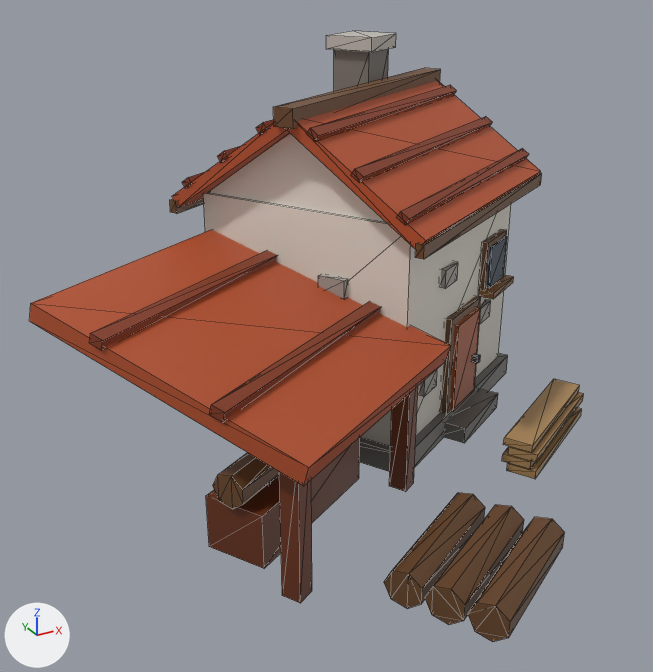
Renders of the glTF model art/models/building_4.glb from each side of a commit.
Before and after are seen from a 50 mm lens placed at (-0.78, -1.257, 0.833), pointed at (-0.117, -0.051, 0.23). The axes (+X, +Y, +Z) are drawn at lower left. The lights are the same throughout. The first picture is the older version. Mesh edges are drawn as thin lines. Vertices at exactly the same position are counted once.

Names of what the first picture shows: 'building_4'.
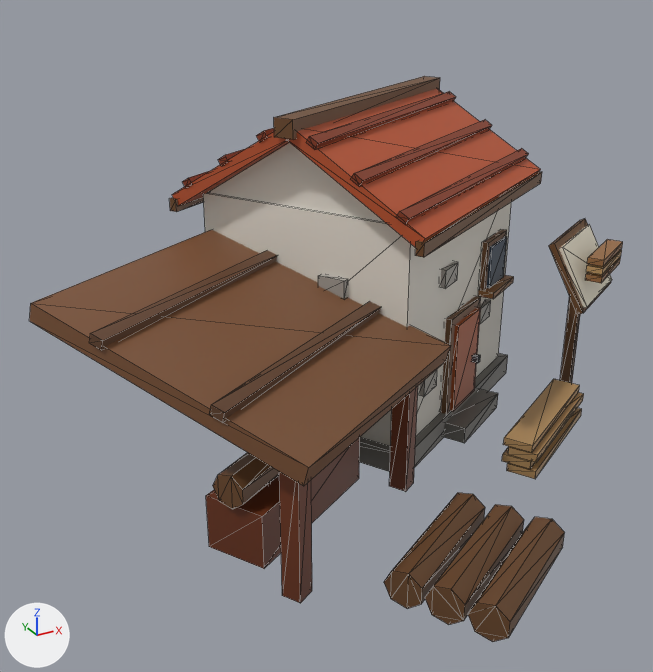
Boxes [x1, y1, x2, y2] around the edits, measured in the pictures (653 x 672 px; the box of a moved part takes in the faces that stretch with it):
'building_4', reshaped (7% wider, 7% shorter): before [29, 31, 584, 642]; after [29, 76, 623, 642]
part 1 of me_building_4, moved or reshaped: before [415, 173, 542, 259]; after [415, 171, 542, 257]
part 2 of me_building_4, moved or reshaped: before [182, 172, 205, 188]; after [218, 148, 247, 166]
part 3 of me_building_4, moved or reshaped: before [170, 199, 204, 214]; after [169, 197, 204, 212]
part 4 of me_building_4, moved or reshaped: before [273, 68, 441, 129]; after [274, 76, 440, 139]
part 5 of me_building_4, moved or reshaped: before [334, 49, 389, 91]; after [560, 297, 580, 383]
part 6 of me_building_4, rebuilt: before [286, 81, 541, 249]; after [287, 88, 541, 248]
part 7 of me_building_4, rebuilt: before [256, 119, 274, 135]; after [256, 128, 274, 142]
part 8 of me_building_4, rebuilt: before [397, 148, 529, 225]; after [396, 148, 529, 225]
part 9 of me_building_4, rebuilt (13% shorter): before [172, 122, 291, 207]; after [172, 132, 290, 206]
part 10 of me_building_4, rebuilt: before [351, 116, 492, 183]; after [350, 120, 492, 187]
part 11 of me_building_4, rebuilt: before [307, 85, 457, 142]; after [306, 92, 456, 150]
part 12 of me_building_4, deleted: before [326, 31, 396, 52]
part 13 of me_building_4, deleted: before [217, 146, 240, 162]
part 14 of me_building_4, built on: before [208, 134, 387, 223]; after [182, 143, 623, 315]
part 15 of me_building_4, recoloured: [29, 230, 451, 486] in both

The change, as a list of edits to the scene's bpy script:
```text
Change me_building_4:
    used by ob_building_4; location = (0.0, 0.0, 0.0)
    remove me_building_4.from_pydata(...)  # 398 vertices, 616 faces; spans x -0.578..0.41, y -0.576..0.469, z 0.0..0.671
    add me_building_4.from_pydata(...)  # 430 vertices, 664 faces; spans x -0.578..0.545, y -0.576..0.469, z 0.0..0.583
    me_building_4 part 1: the loose piece of 8 vertices spanning x -0.047..0.41, y -0.21..0.062, z 0.399..0.421 is moved by (0.0, 0.0, 0.003)
    me_building_4 part 2: the loose piece of 8 vertices spanning x -0.266..0.19, y 0.168..0.444, z 0.445..0.465 is moved by (0.04, -0.068, 0.047)
    me_building_4 part 3: the loose piece of 8 vertices spanning x -0.282..0.175, y 0.197..0.469, z 0.399..0.421 is moved by (0.0, 0.0, 0.003)
    me_building_4 part 4: the loose piece of 8 vertices spanning x -0.174..0.302, y -0.018..0.277, z 0.569..0.599 is moved by (0.0, 0.0, -0.016)
    me_building_4 part 5: the loose piece of 8 vertices spanning x 0.077..0.179, y 0.207..0.31, z 0.45..0.646 is scaled about its middle by (0.267, 0.267, 1.12), then moved by (0.314, -0.304, -0.438)
    me_building_4 part 6: the loose piece of 8 vertices spanning x -0.16..0.405, y -0.207..0.262, z 0.408..0.586 is rebuilt with 8 vertices and now spans x -0.16..0.405, y -0.207..0.262, z 0.411..0.57
    me_building_4 part 7: the loose piece of 8 vertices spanning x -0.188..0.268, y 0.032..0.308, z 0.552..0.572 is rebuilt with 8 vertices and now spans x -0.187..0.269, y 0.032..0.307, z 0.54..0.559
    me_building_4 part 8: the loose piece of 8 vertices spanning x -0.062..0.394, y -0.185..0.091, z 0.445..0.465 is rebuilt with 8 vertices and now spans x -0.063..0.393, y -0.184..0.091, z 0.446..0.465
    me_building_4 part 9: the loose piece of 8 vertices spanning x -0.278..0.288, y -0.004..0.466, z 0.408..0.586 is rebuilt with 8 vertices and now spans x -0.277..0.288, y -0.003..0.465, z 0.411..0.57
    me_building_4 part 10: the loose piece of 8 vertices spanning x -0.101..0.355, y -0.117..0.159, z 0.499..0.519 is rebuilt with 8 vertices and now spans x -0.102..0.354, y -0.117..0.159, z 0.493..0.512
    me_building_4 part 11: the loose piece of 8 vertices spanning x -0.141..0.315, y -0.049..0.226, z 0.552..0.572 is rebuilt with 8 vertices and now spans x -0.141..0.315, y -0.049..0.227, z 0.54..0.559
    me_building_4 part 12: the loose piece of 8 vertices spanning x 0.063..0.193, y 0.194..0.323, z 0.646..0.671 is deleted
    me_building_4 part 13: the loose piece of 8 vertices spanning x -0.227..0.229, y 0.1..0.376, z 0.499..0.519 is deleted
    me_building_4 part 14
    2 vertices are removed from x -0.122..0.25, y 0.022..0.237, z 0.566
    6 faces are deleted
    38 vertices are added at x -0.266..0.545, y -0.13..0.443, z 0.196..0.55
    12 new vertices lie (0.113, 0.065, 0.0) away from vertices in x 0.4..0.415, y -0.13..-0.104, z 0.254..0.298
    78 new faces join them
    me_building_4 part 15: 36 kept faces spanning x -0.578..0.018, y -0.422..0.191, z 0.218..0.367 get new vertex colours; the middle colour goes from brown #84381b to brown #614029
```
